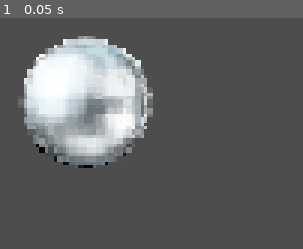
Above: before the commit, frame 1.
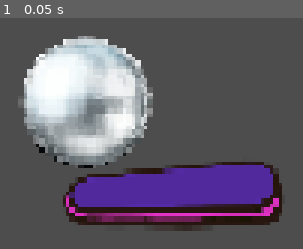
Above: after the commit, the same moment.

Repository: Edu-Dev12/Pinball_Survivor
Game: Godot game, scene res://Scenes/main.tscn
Same seed, same stepped clock (60 frames per second), same inputs: the game is played once before the commit and once after it.
Inputs:
- Up to frame 1 (0.05 s): no input

The runs differ from the first frame. In frame 1, 18% of the frame differs, in the area x 20-94%, y 62-93%.

Commit message:
add flipper controller

Diff:
--- a/rhythm-game/Scenes/Entity/player.tscn
+++ b/rhythm-game/Scenes/Entity/player.tscn
@@ -4,8 +4,10 @@
 [ext_resource type="Script" uid="uid://c3ubyrkitdk1s" path="res://Scripts/Components/Movement_Component/custom_impulse_physic_component.gd" id="2_7lf8o"]
 [ext_resource type="Script" uid="uid://dtxg0841okwd2" path="res://Scripts/Components/CollisionComponents/collision_detector_component.gd" id="3_ox502"]
 [ext_resource type="Script" uid="uid://cd8m0bngtah5w" path="res://Scripts/Components/ControllerComponents/input_controller_component.gd" id="4_rt8bh"]
-[ext_resource type="Script" uid="uid://b2f6c1qr6tjye" path="res://Scripts/Components/flipper_component.gd" id="5_20bu7"]
+[ext_resource type="Script" uid="uid://b2f6c1qr6tjye" path="res://Scripts/Components/flipper_hit_component.gd" id="5_20bu7"]
+[ext_resource type="Script" uid="uid://dqx6kklg130k4" path="res://Scripts/Components/ControllerComponents/flipper_controller_component.gd" id="5_ox502"]
 [ext_resource type="Texture2D" uid="uid://by6wa2ghwntw6" path="res://Assets/pinball_image.png" id="6_iy3c6"]
+[ext_resource type="PackedScene" uid="uid://7jt3es052ni" path="res://Scenes/Environment/flipper.tscn" id="7_7lf8o"]
 
 [sub_resource type="PhysicsMaterial" id="PhysicsMaterial_bo1nx"]
 bounce = 1.0
@@ -13,34 +15,42 @@
 [sub_resource type="CircleShape2D" id="CircleShape2D_rm36b"]
 radius = 93.72671
 
-[node name="Player" type="RigidBody2D" unique_id=288184236 node_paths=PackedStringArray("inputControllerComponent", "customImpulsePhysic")]
+[node name="Player" type="Node2D" unique_id=1636152561 node_paths=PackedStringArray("rigidBody2D")]
 rotation = 0.0027932574
+script = ExtResource("1_tydqb")
+rigidBody2D = NodePath("RigidBody2D")
+
+[node name="RigidBody2D" type="RigidBody2D" parent="." unique_id=620001952]
 physics_material_override = SubResource("PhysicsMaterial_bo1nx")
 gravity_scale = 0.0
 contact_monitor = true
-max_contacts_reported = 100
-script = ExtResource("1_tydqb")
-inputControllerComponent = NodePath("ControllerComponents/InputControllerComponent")
-customImpulsePhysic = NodePath("MovementComponents/CustomImpulsePhysicComponent")
+
+[node name="CollisionShape2D" type="CollisionShape2D" parent="RigidBody2D" unique_id=1630081939]
+scale = Vector2(0.3414182, 0.3394021)
+shape = SubResource("CircleShape2D_rm36b")
 
 [node name="MovementComponents" type="Node2D" parent="." unique_id=662177905]
 
 [node name="CustomImpulsePhysicComponent" type="Node2D" parent="MovementComponents" unique_id=552723732 node_paths=PackedStringArray("rigidBody2D")]
 script = ExtResource("2_7lf8o")
-rigidBody2D = NodePath("../..")
+rigidBody2D = NodePath("../../RigidBody2D")
 
 [node name="CollisionComponents" type="Node2D" parent="." unique_id=1305891504]
 
 [node name="CollisionDetectorComponent" type="Node2D" parent="CollisionComponents" unique_id=1323055407 node_paths=PackedStringArray("rigidBody2D")]
 script = ExtResource("3_ox502")
-rigidBody2D = NodePath("../..")
+rigidBody2D = NodePath("../../RigidBody2D")
 
 [node name="ControllerComponents" type="Node2D" parent="." unique_id=1117724950]
 
 [node name="InputControllerComponent" type="Node2D" parent="ControllerComponents" unique_id=547130087]
 script = ExtResource("4_rt8bh")
 
-[node name="FlipperComponent" type="Node2D" parent="." unique_id=6811151 node_paths=PackedStringArray("inputControllerComponent", "customImpulsePhysic")]
+[node name="FlipperControllerComponent" type="Node2D" parent="ControllerComponents" unique_id=651942725 node_paths=PackedStringArray("flipperHitComponent")]
+script = ExtResource("5_ox502")
+flipperHitComponent = NodePath("../../FlipperHitComponent")
+
+[node name="FlipperHitComponent" type="Node2D" parent="." unique_id=6811151 node_paths=PackedStringArray("inputControllerComponent", "customImpulsePhysic")]
 script = ExtResource("5_20bu7")
 dynamic_force_percent = 100.0
 hit_cooldown = 0.2
@@ -51,6 +61,4 @@
 scale = Vector2(0.1311729, 0.1311729)
 texture = ExtResource("6_iy3c6")
 
-[node name="CollisionShape2D" type="CollisionShape2D" parent="." unique_id=1630081939]
-scale = Vector2(0.34141818, 0.33940208)
-shape = SubResource("CircleShape2D_rm36b")
+[node name="Flipper" parent="." unique_id=380740414 instance=ExtResource("7_7lf8o")]
--- /dev/null
+++ b/rhythm-game/Scenes/Environment/flipper.tscn
@@ -0,0 +1,30 @@
+[gd_scene format=3 uid="uid://7jt3es052ni"]
+
+[ext_resource type="Script" uid="uid://sjdb0evhe8kt" path="res://Scripts/Environment/flipper.gd" id="1_8x31y"]
+[ext_resource type="Texture2D" uid="uid://cqo2evrrhm3j7" path="res://Assets/FlipperSpritesheet.png" id="2_vjvvj"]
+
+[sub_resource type="AtlasTexture" id="AtlasTexture_7lf8o"]
+atlas = ExtResource("2_vjvvj")
+region = Rect2(268, 0, 268, 270)
+
+[sub_resource type="SpriteFrames" id="SpriteFrames_pv2mu"]
+animations = [{
+"frames": [{
+"duration": 1.0,
+"texture": SubResource("AtlasTexture_7lf8o")
+}],
+"loop": 0,
+"name": &"default",
+"speed": 5.0
+}]
+
+[node name="Flipper" type="Node2D" unique_id=380740414]
+script = ExtResource("1_8x31y")
+
+[node name="Pivot" type="Node2D" parent="." unique_id=1881215035]
+position = Vector2(76.111435, 39.787556)
+
+[node name="FlipperSprite" type="AnimatedSprite2D" parent="Pivot" unique_id=2026638733]
+position = Vector2(-31.002674, -0.9134064)
+scale = Vector2(0.5, 0.5)
+sprite_frames = SubResource("SpriteFrames_pv2mu")
--- /dev/null
+++ b/rhythm-game/Scripts/Components/ControllerComponents/flipper_controller_component.gd
@@ -0,0 +1,7 @@
+extends Node2D
+class_name FlipperControllerComponent
+
+@export var flipperHitComponent: FlipperHitComponent
+
+func _physics_process(delta: float) -> void:
+	flipperHitComponent.flipper_charge(delta)
--- a/rhythm-game/Scripts/Components/ControllerComponents/input_controller_component.gd
+++ b/rhythm-game/Scripts/Components/ControllerComponents/input_controller_component.gd
@@ -3,8 +3,29 @@
 
 var movement_vector: Vector2
 
+var _input_history: Array[Vector2] = []
+const BUFFER_SIZE: int = 6
+
 func _unhandled_input(_event: InputEvent) -> void:
-
 	movement_vector = Input.get_vector("Left", "Right", "Up", "Down")
 
-	#print(movement_vector)
+	if movement_vector != Vector2.ZERO:
+		_input_history.append(movement_vector)
+		if _input_history.size() > BUFFER_SIZE:
+			_input_history.remove_at(0)
+
+func get_best_buffered_direction(fallback_direction: Vector2) -> Vector2:
+	if _input_history.is_empty():
+		return fallback_direction
+
+	var best_dir: Vector2 = fallback_direction
+	var max_diagonal_score: float = -1.0
+
+	for dir in _input_history:
+		var score: float = abs(dir.x) * abs(dir.y)
+		if score > max_diagonal_score:
+			max_diagonal_score = score
+			best_dir = dir.normalized()
+
+	_input_history.clear()
+	return best_dir
--- a/rhythm-game/Scripts/Components/flipper_component.gd
+++ b/rhythm-game/Scripts/Components/flipper_hit_component.gd
@@ -1,5 +1,5 @@
 extends Node2D
-class_name FlipperComponent
+class_name FlipperHitComponent
 
 @export var hit_max_charge: float = 1200.0
 @export var hit_min_charge: float = 200.0
@@ -15,12 +15,6 @@
 var hit_force: float = 0.0
 var hit_direction: Vector2 = Vector2.UP
 
-var _input_history: Array[Vector2] = []
-const BUFFER_SIZE: int = 6
-
-func _physics_process(delta: float) -> void:
-	flipper_charge(delta)
-
 func flipper_charge(delta: float) -> void:
 	if not can_use_flipper or not inputControllerComponent:
 		return
@@ -28,10 +22,6 @@
 	var input_direction = inputControllerComponent.movement_vector
 
 	if input_direction != Vector2.ZERO:
-		_input_history.append(input_direction)
-		if _input_history.size() > BUFFER_SIZE:
-			_input_history.remove_at(0)
-
 		hit_direction = input_direction.normalized()
 
 		if hit_force == 0.0:
@@ -40,24 +30,8 @@
 			hit_force = min(hit_force + (hit_charge_speed * delta), hit_max_charge)
 	else:
 		if hit_force > 0.0:
-			hit_direction = _get_best_direction_from_buffer()
+			hit_direction = inputControllerComponent.get_best_buffered_direction(hit_direction)
 			flipper_hit()
-
-func _get_best_direction_from_buffer() -> Vector2:
-	if _input_history.is_empty():
-		return hit_direction
-
-	var best_dir: Vector2 = hit_direction
-	var max_diagonal_score: float = -1.0
-
-	for dir in _input_history:
-		var score: float = abs(dir.x) * abs(dir.y)
-		if score > max_diagonal_score:
-			max_diagonal_score = score
-			best_dir = dir.normalized()
-
-	_input_history.clear()
-	return best_dir
 
 func flipper_hit() -> void:
 	if customImpulsePhysic:
--- a/rhythm-game/Scripts/Entity/player.gd
+++ b/rhythm-game/Scripts/Entity/player.gd
@@ -1,6 +1,6 @@
-extends RigidBody2D
+extends Node2D
 
-@export_group("Components")
+@export var rigidBody2D: RigidBody2D
 
-@export var inputControllerComponent: InputControllerComponent
-@export var customImpulsePhysic: CustomImpulsePhysicComponent
+func _physics_process(delta: float) -> void:
+	pass
--- /dev/null
+++ b/rhythm-game/Scripts/Environment/flipper.gd
@@ -0,0 +1,2 @@
+@icon("res://Assets/Icon/flipper_icon.png")
+extends Node2D
Binary file added: rhythm-game/Assets/FlipperSpritesheet.png
Not shown, added: rhythm-game/Assets/FlipperSpritesheet.png.import
Binary file added: rhythm-game/Assets/Icon/flipper_icon.png
Not shown, added: rhythm-game/Assets/Icon/flipper_icon.png.import
Not shown, added: rhythm-game/Scripts/Components/ControllerComponents/flipper_controller_component.gd.uid
Renamed: rhythm-game/Scripts/Components/flipper_component.gd.uid -> rhythm-game/Scripts/Components/flipper_hit_component.gd.uid
Not shown, added: rhythm-game/Scripts/Environment/flipper.gd.uid
